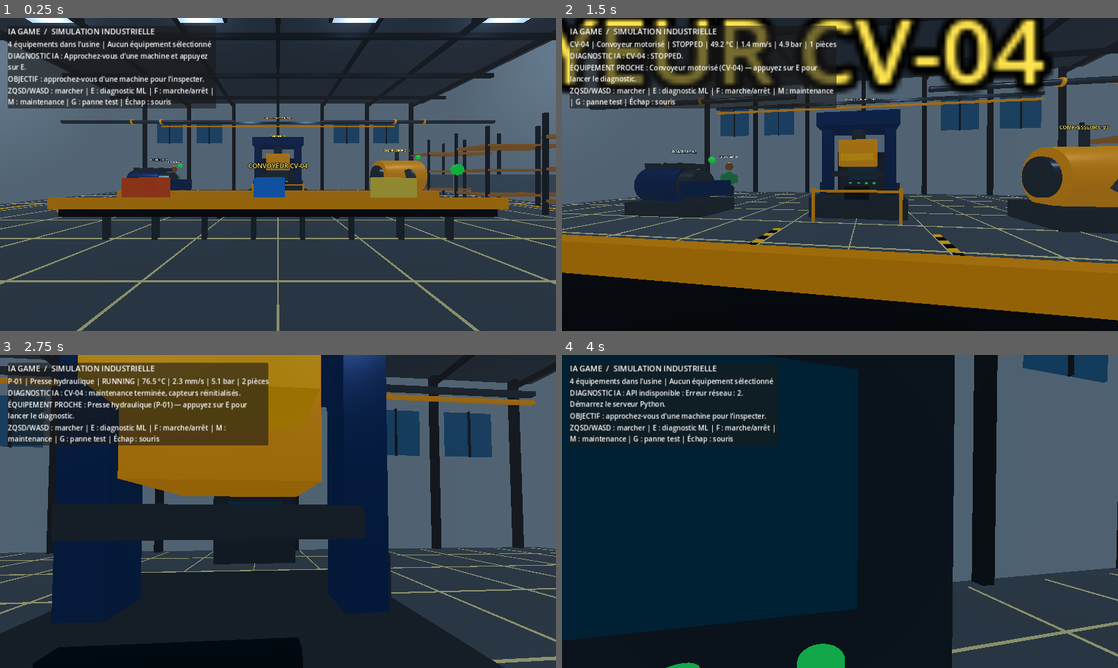
Above: before the commit, frames 1-4 (two rows, left to right).
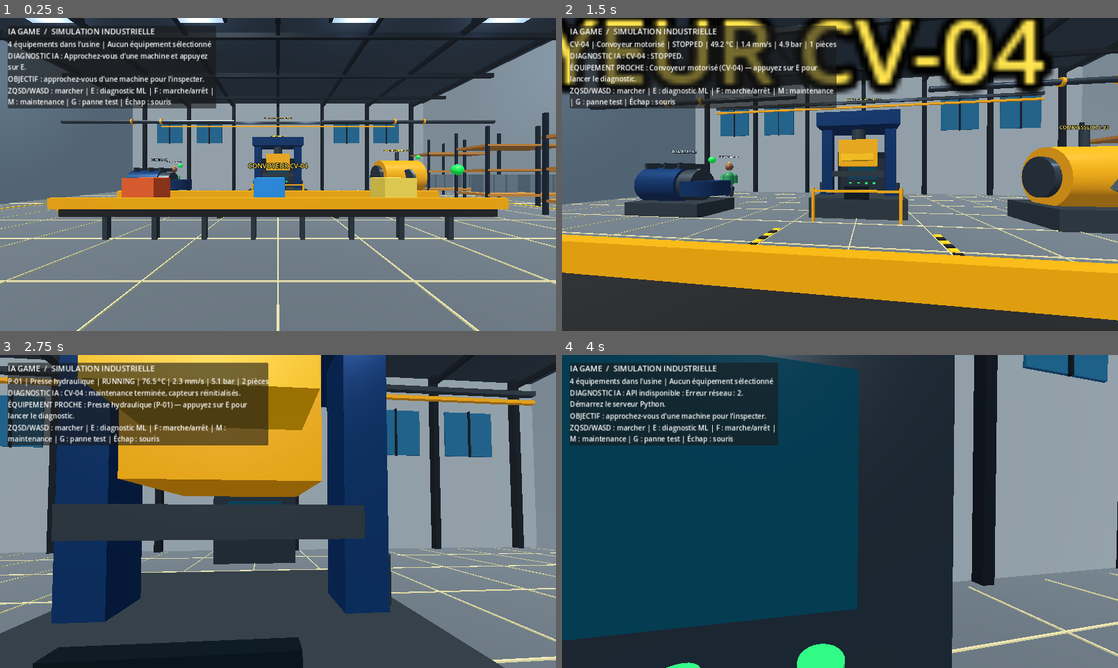
Above: after the commit, the same moments.

Repository: danielservice225-dot/ia-game-moteur
Game: Godot game, scene res://scenes/main.tscn
The game is run twice, just before and just after one commit, with the same random seed, the same clock (stepped at 60 frames per second) and the same inputs.
Inputs (mouse positions are in pixels of both pictures, inside the frame that each line leads up to):
- Up to frame 1 (0.25 s): no input
- Up to frame 2 (1.5 s): tap E (interact) at 0.5, 0.6, 1.25 s; move the mouse to (867, 174) at 0.52 s; hold W (move_forward) from 0.53 s (still down); move the mouse to (812, 174) at 1.27 s; tap F at 1.35 s
- Up to frame 3 (2.75 s): keep holding W (move_forward); tap E (interact) at 2 s; move the mouse to (289, 505) at 2.02 s; tap M at 2.1 s
- Up to frame 4 (4 s): keep holding W (move_forward); tap E (interact) at 2.75, 3.5, 3.6 s; move the mouse to (834, 517) at 2.77 s; tap G at 2.85 s; move the mouse to (878, 514) at 3.52 s

The runs differ from the first frame. In frame 1, 63% of the frame differs, in the area x 0-100%, y 0-100%; in frame 2, 61%; in frame 3, 71%; in frame 4, 66%.

Commit message:
perf(godot): disable realtime shadows on target GPU

Diff:
--- a/godot_game/scripts/game.gd
+++ b/godot_game/scripts/game.gd
@@ -144,7 +144,7 @@
     var sun := DirectionalLight3D.new()
     sun.rotation_degrees = Vector3(-58, -25, 0)
     sun.light_energy = 1.15
-    sun.shadow_enabled = true
+    sun.shadow_enabled = false
     add_child(sun)
     for x in [-10.0, -3.5, 3.5, 10.0]:
         var light := OmniLight3D.new()
